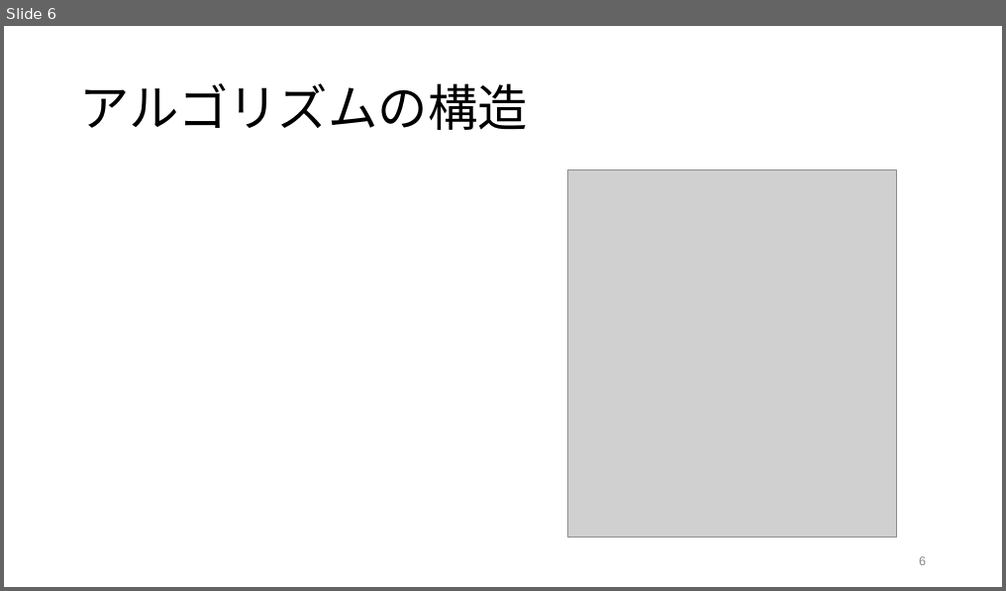
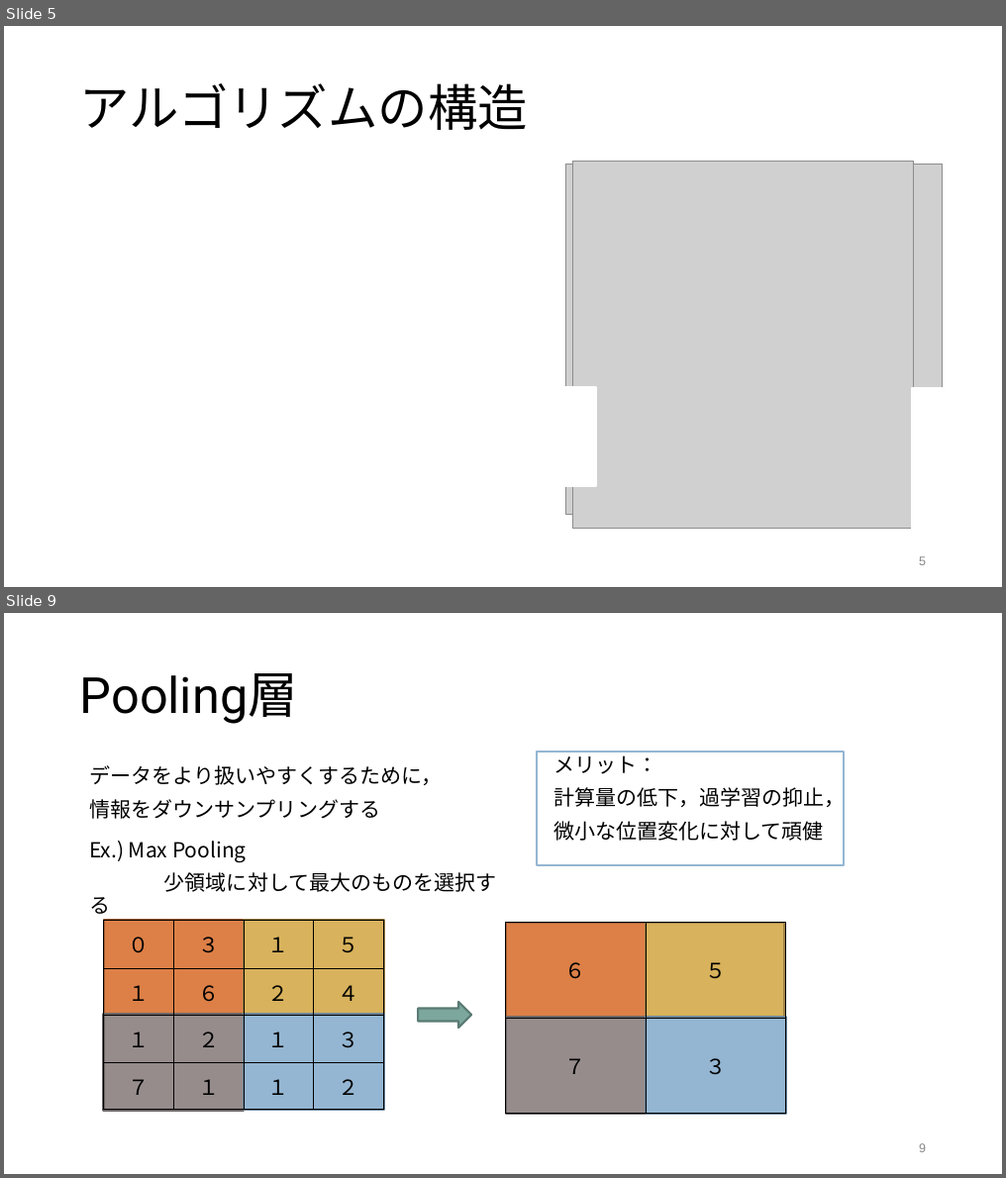
Before and after one commit to tackky/YOLO, a slide deck: yolo.pptx. Shown one above the other, each under a label of ours: slide 6 before the commit, slides 5 and 9 after it; the slides between them are not shown. The pictures are 1006x591 and 1006x1178 pixels, drawn with LibreOffice and Linux fonts; fonts in the diff are those of the drawing; grey boxes stand for pictures. Boxes give left, top, right and bottom in pixels: in the first picture for what was removed or moved away, otherwise in the second. Text is boxed around its words. In the diff, an @@ line names an element or a change of style, - is before the commit and + after.

```diff
--- a/yolo.pptx
+++ b/yolo.pptx
@@ slide 9 added at bbox=[4, 613, 1002, 1174], background #FFFFFF @@
@@ title added at bbox=[80, 673, 298, 724], 48 pt, text #000000 @@
+Pooling層
@@ rectangle added at bbox=[537, 752, 844, 866], fill #FFFFFF, outline #94B6D2 2 pt, 20 pt, text #000000 @@
+メリット：
+計算量の低下，過学習の抑止，
+微小な位置変化に対して頑健
@@ text added at bbox=[89, 765, 442, 819], 20 pt, text #000000 @@
+データをより扱いやすくするために，
+情報をダウンサンプリングする
@@ text added at bbox=[89, 841, 497, 914], 20 pt, text #000000 @@
+Ex.) Max Pooling
+少領域に対して最大のものを選択する
@@ rectangle added at bbox=[104, 920, 244, 1017], fill #DD8047, outline #A35F35 2 pt @@
@@ table added at bbox=[104, 920, 385, 1110], 4 rows, 4 columns @@
+０ | ３ | １ | ５
+１ | ６ | ２ | ４
+１ | ２ | １ | ３
+７ | １ | １ | ２
@@ rectangle added at bbox=[244, 920, 383, 1017], fill #D8B25C, outline #A08444 2 pt @@
@@ rectangle added at bbox=[506, 923, 646, 1020], fill #DD8047, outline #A35F35 2 pt @@
@@ table added at bbox=[506, 922, 785, 1113], 2 rows, 2 columns @@
+６ | ５
+７ | ３
@@ rectangle added at bbox=[647, 923, 785, 1020], fill #D8B25C, outline #A08444 2 pt @@
@@ rectangle added at bbox=[104, 1014, 244, 1111], fill #968C8C, outline #6F6868 2 pt @@
@@ rectangle added at bbox=[244, 1014, 383, 1111], fill #94B6D2, outline #6D879B 2 pt @@
@@ right arrow added at bbox=[418, 1002, 471, 1028], fill #7BA79D, outline #5B7C74 2 pt @@
@@ rectangle added at bbox=[506, 1017, 646, 1114], fill #968C8C, outline #6F6868 2 pt @@
@@ rectangle added at bbox=[647, 1017, 786, 1114], fill #94B6D2, outline #6D879B 2 pt @@
@@ page number added at bbox=[919, 1144, 926, 1153], 12 pt, text #888888 @@
+9
@@ what was slide 6 is now slide 5 @@
@@ slide 5 changed as well @@
@@ picture added at bbox=[565, 165, 943, 514] @@
@@ picture: place and size @@
-picture at bbox=[567, 170, 896, 537]
+picture at bbox=[572, 161, 914, 528]
@@ rectangle added at bbox=[539, 386, 595, 486], fill #FFFFFF, outline #FFFFFF 2 pt @@
@@ rectangle added at bbox=[912, 388, 955, 486], fill #FFFFFF, outline #FFFFFF 2 pt @@
@@ rectangle added at bbox=[912, 429, 969, 528], fill #FFFFFF, outline #FFFFFF 2 pt @@
```
Also in this commit, not shown: 6 other slides changed, 10 other slides added, 2 slides removed, 1 other file.
